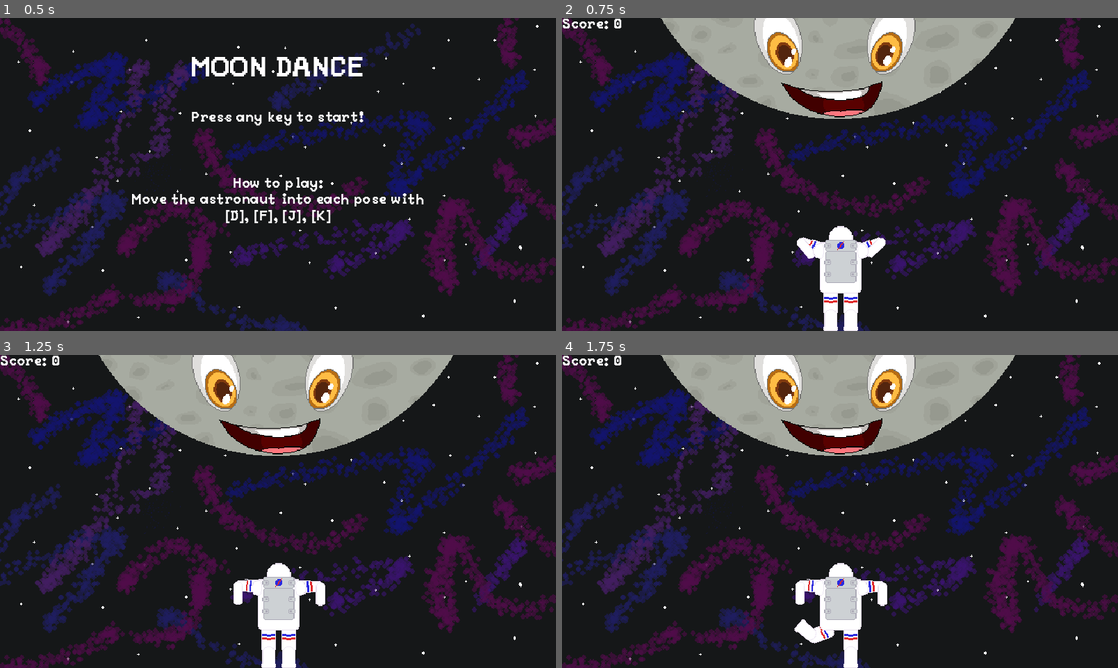
Above: before the commit, frames 1-4 (two rows, left to right).
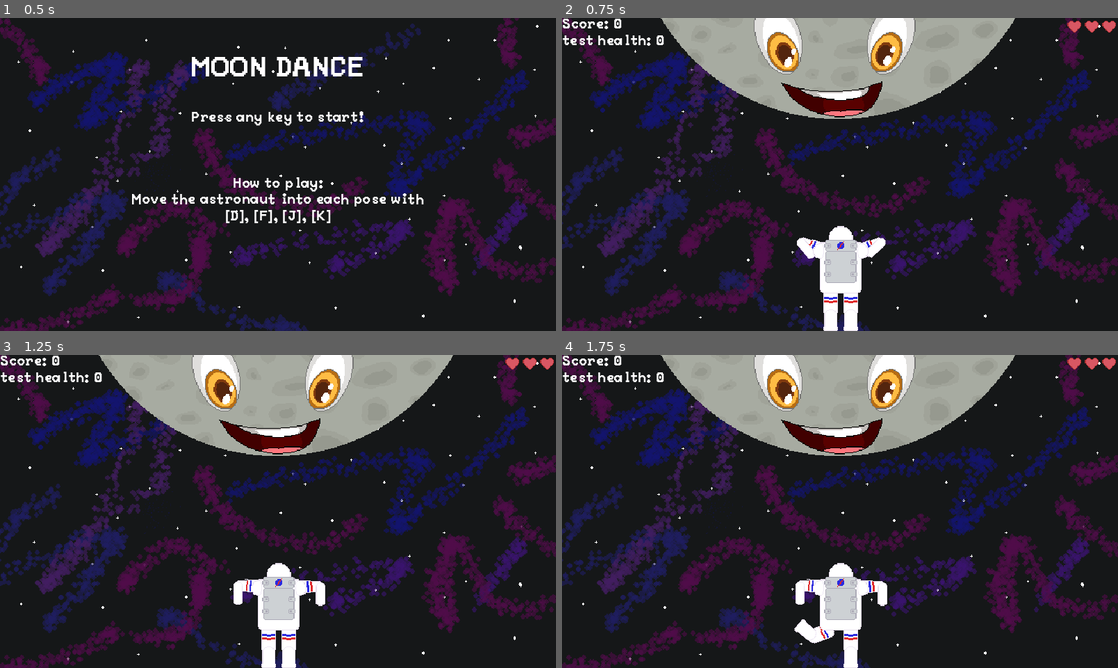
Above: after the commit, the same moments.

Repository: ADON15c/GGJ-2024
Game: Godot game, scene res://Scenes/Main/Main.tscn
The game is run twice, just before and just after one commit, with the same random seed, the same clock (stepped at 60 frames per second) and the same inputs.
Inputs:
- Up to frame 1 (0.5 s): no input
- Up to frame 2 (0.75 s): tap Enter at 0.5 s; hold D from 0.53 s (still down); tap F at 0.6 s
- Up to frame 3 (1.25 s): keep holding D
- Up to frame 4 (1.75 s): tap Space at 1.25 s; release D at 1.28 s; tap J at 1.35 s

Frame 1 is identical in both runs. In frame 2, 0.5% of the frame differs, in the area x 0-100%, y 0-9%; in frame 3, 0.5%; in frame 4, 0.5%.

Commit message:
Score, more health work

Diff:
--- a/Scenes/Game/Game.tscn
+++ b/Scenes/Game/Game.tscn
@@ -1,10 +1,11 @@
-[gd_scene load_steps=12 format=3 uid="uid://dak8hh4x7eg3h"]
+[gd_scene load_steps=13 format=3 uid="uid://dak8hh4x7eg3h"]
 
 [ext_resource type="Script" path="res://Scenes/Game/Game.gd" id="1_nhk6d"]
 [ext_resource type="PackedScene" uid="uid://bssrbj1155wrh" path="res://Scenes/QuickTimePlayer/QuickTimePlayer.tscn" id="1_s1w0o"]
 [ext_resource type="PackedScene" uid="uid://c2oxub8uhv1ep" path="res://Scenes/Score/Score.tscn" id="2_5kuwr"]
 [ext_resource type="Texture2D" uid="uid://bff05m2r8vib5" path="res://Assets/Sprites/Background.png" id="2_5per3"]
 [ext_resource type="PackedScene" uid="uid://c6gfch3ytf4u5" path="res://Scenes/Astronaut/Astronaut.tscn" id="3_1lj40"]
+[ext_resource type="PackedScene" uid="uid://qnje3p1fnjrw" path="res://Scenes/Health/Health.tscn" id="3_kmyce"]
 [ext_resource type="Texture2D" uid="uid://dre87dgyc3eto" path="res://Assets/Sprites/Moon.png" id="3_kugsw"]
 
 [sub_resource type="AtlasTexture" id="AtlasTexture_t2rij"]
@@ -51,7 +52,19 @@
 [node name="Game" type="Node2D"]
 script = ExtResource("1_nhk6d")
 
-[node name="Score" parent="." instance=ExtResource("2_5kuwr")]
+[node name="Score" parent="." node_paths=PackedStringArray("health_nodes") instance=ExtResource("2_5kuwr")]
+health_nodes = [NodePath("../HealthLocation/Health"), NodePath("../HealthLocation/Health2"), NodePath("../HealthLocation/Health3")]
+
+[node name="HealthLocation" type="Node2D" parent="."]
+position = Vector2(630, 10)
+
+[node name="Health" parent="HealthLocation" instance=ExtResource("3_kmyce")]
+
+[node name="Health2" parent="HealthLocation" instance=ExtResource("3_kmyce")]
+position = Vector2(-20, 0)
+
+[node name="Health3" parent="HealthLocation" instance=ExtResource("3_kmyce")]
+position = Vector2(-40, 0)
 
 [node name="Space" type="Sprite2D" parent="."]
 z_index = -100
--- /dev/null
+++ b/Scenes/Health/Health.gd
@@ -0,0 +1,5 @@
+extends Node2D
+class_name Health
+
+func update_body(damaged: bool):
+	(($Image as Sprite2D).texture as AtlasTexture).region.position.x = 16 if damaged else 0
--- /dev/null
+++ b/Scenes/Health/Health.tscn
@@ -0,0 +1,15 @@
+[gd_scene load_steps=4 format=3 uid="uid://qnje3p1fnjrw"]
+
+[ext_resource type="Script" path="res://Scenes/Health/Health.gd" id="1_30vv5"]
+[ext_resource type="Texture2D" uid="uid://c88gi5xu1erom" path="res://Assets/Sprites/Hearts.png" id="2_syfps"]
+
+[sub_resource type="AtlasTexture" id="AtlasTexture_yj068"]
+atlas = ExtResource("2_syfps")
+region = Rect2(0, 0, 16, 16)
+
+[node name="Health" type="Node2D"]
+script = ExtResource("1_30vv5")
+
+[node name="Image" type="Sprite2D" parent="."]
+z_index = 16
+texture = SubResource("AtlasTexture_yj068")
--- a/Scenes/Score/Score.gd
+++ b/Scenes/Score/Score.gd
@@ -1,16 +1,16 @@
 extends Node2D
 
+@export_group("Extras")
+@export var health_nodes: Array[Node2D] = [];
 var score = 0;
 var health = 0;
 const health_bonus = 5;
-# Called when the node enters the scene tree for the first time.
-func _ready():
-	pass # Replace with function body.
 
 # Called every frame. 'delta' is the elapsed time since the previous frame.
 func _process(delta):
-	$Label.text = "Score: %s" % [score];
-
+	$Label.text = "Score: %s\ntest health: %s" % [score, health];
+	for i in 3:
+		(health_nodes[i] as Health).update_body(health - 1 < i);
 
 func _on_fail():
 	health -= 1;
Binary file added: Assets/Sprites/Hearts.aseprite
Binary file added: Assets/Sprites/Hearts.png
Not shown, added: Assets/Sprites/Hearts.png.import
